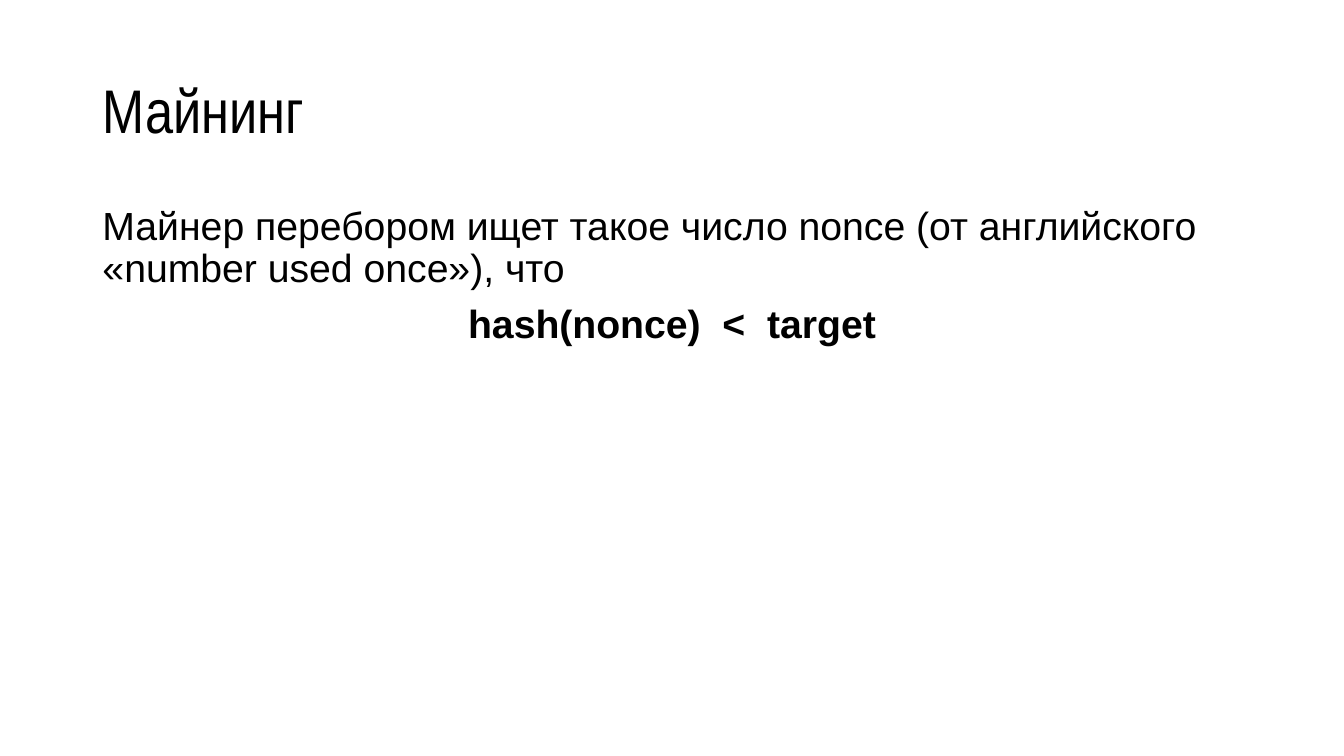
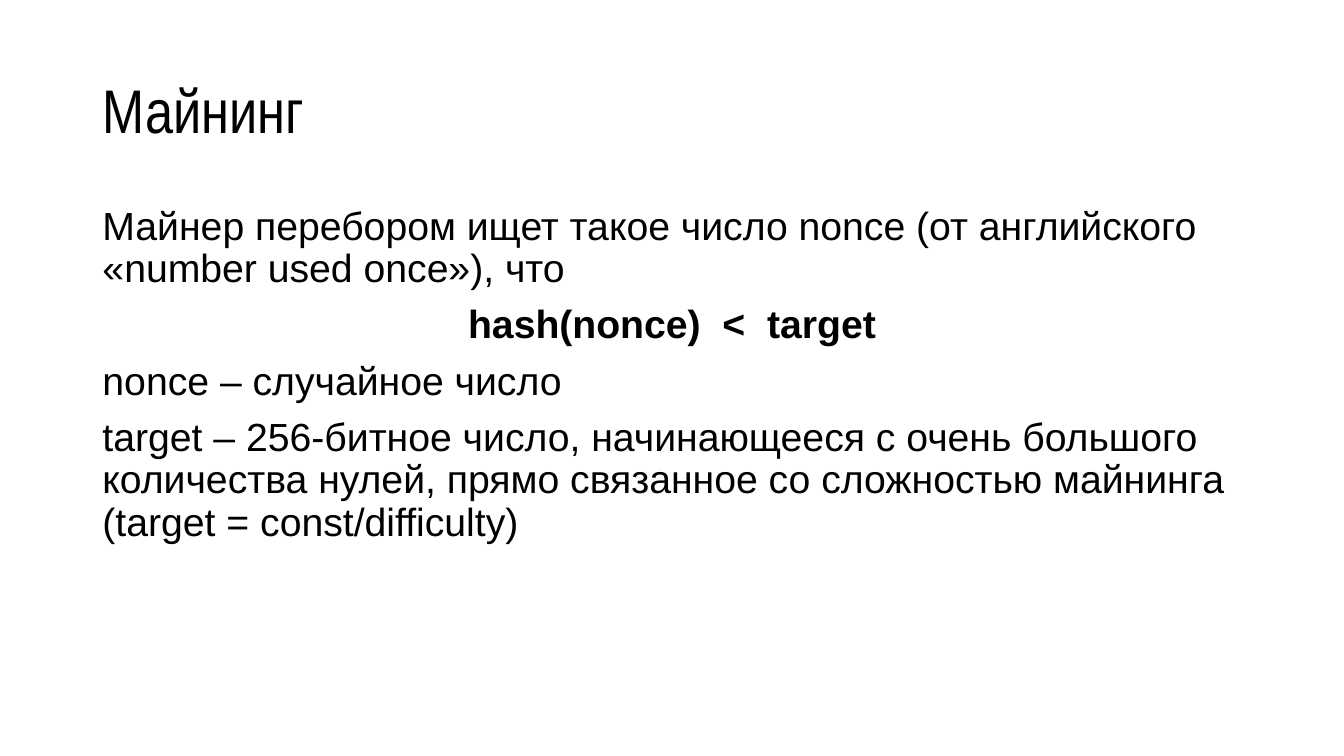
Before and after one commit to misteraverin/blockchain-materials, a slide deck: slide 32 of bittalk_max.pptx (slide 28 before the commit). Drawn at 1344x756 pixels with LibreOffice and Linux fonts; fonts in the diff are those of the drawing. Boxes give left, top, right and bottom in pixels: in the first picture for what was removed or moved away, otherwise in the second. Text is boxed around its words. In the diff, an @@ line names an element or a change of style, - is before the commit and + after.

```diff
--- a/bittalk_max.pptx
+++ b/bittalk_max.pptx
@@ text at box(102, 366, 1224, 544): paragraphs added @@
+nonce – случайное число
+target – 256-битное число, начинающееся с очень большого количества нулей, прямо связанное со сложностью майнинга (target = const/difficulty)
```
Also in this commit, not shown: 14 other slides changed, 19 slides added, 1 slide removed, 1 other file.
